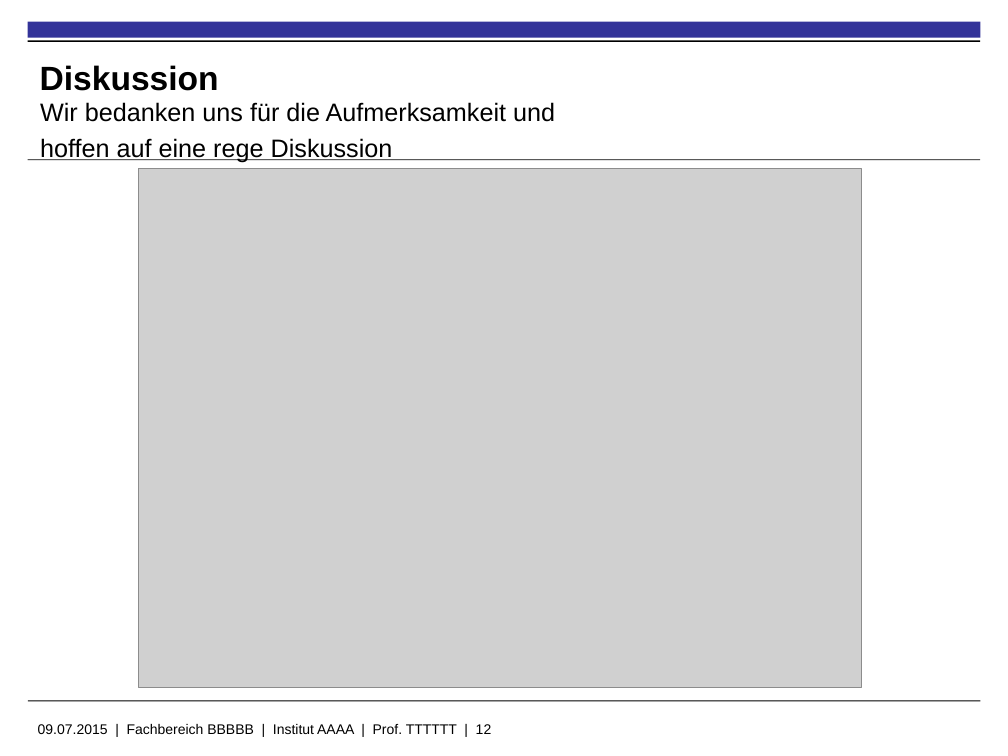
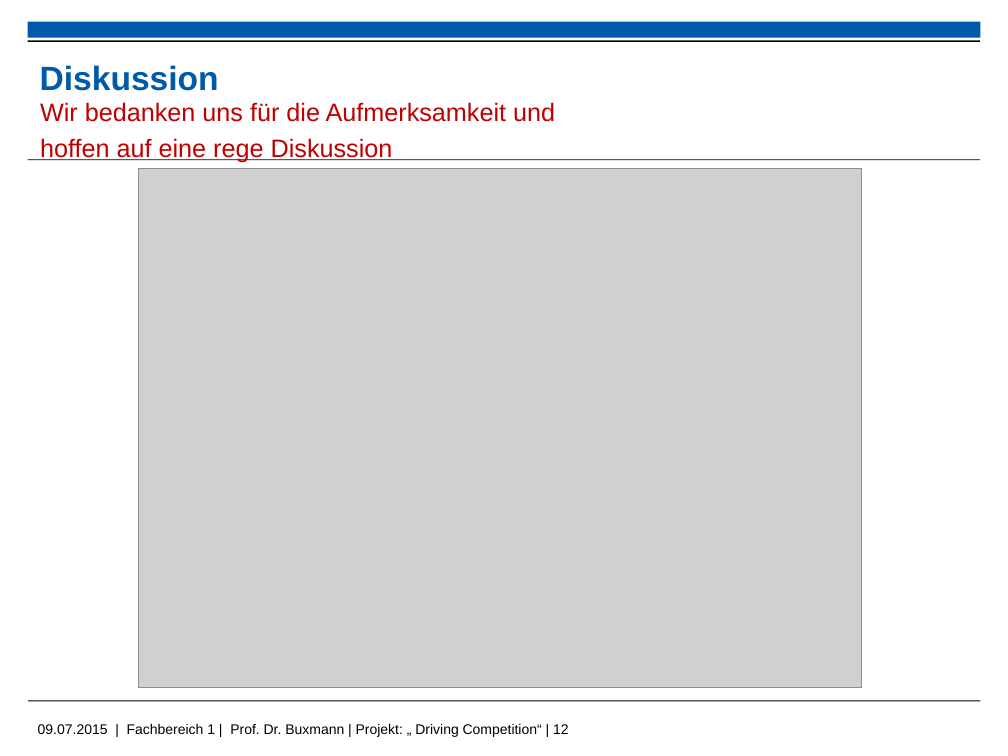
Before and after one commit to kolhagen/drivingcompetition, a slide deck: slide 12 of Big Data - Driving Compitiion.pptx. Drawn at 1008x756 pixels with LibreOffice and Linux fonts; fonts in the diff are those of the drawing; grey boxes stand for pictures; background and template pictures are left out. Boxes give left, top, right and bottom in pixels: in the first picture for what was removed or moved away, otherwise in the second. Text is boxed around its words. In the diff, an @@ line names an element or a change of style, - is before the commit and + after.

```diff
--- a/Big Data - Driving Compitiion.pptx
+++ b/Big Data - Driving Compitiion.pptx
@@ rectangle at [27, 22, 980, 38]: fill #333399 to #005AA9 @@
@@ title "Diskussion" at [40, 65, 219, 91]: text colour #000000 to #005AA9 @@
@@ text "Wir bedanken uns für die ..." at [40, 102, 555, 163]: text colour #000000 to #C00000 @@
@@ text at [38, 724, 569, 737]: text changed @@
-09.07.2015 | Fachbereich BBBBB | Institut AAAA | Prof. TTTTTT | 12
+09.07.2015 | Fachbereich 1 | Prof. Dr. Buxmann | Projekt: „ Driving Competition“ | 12
```
Also in this commit, not shown: 11 other slides changed.
